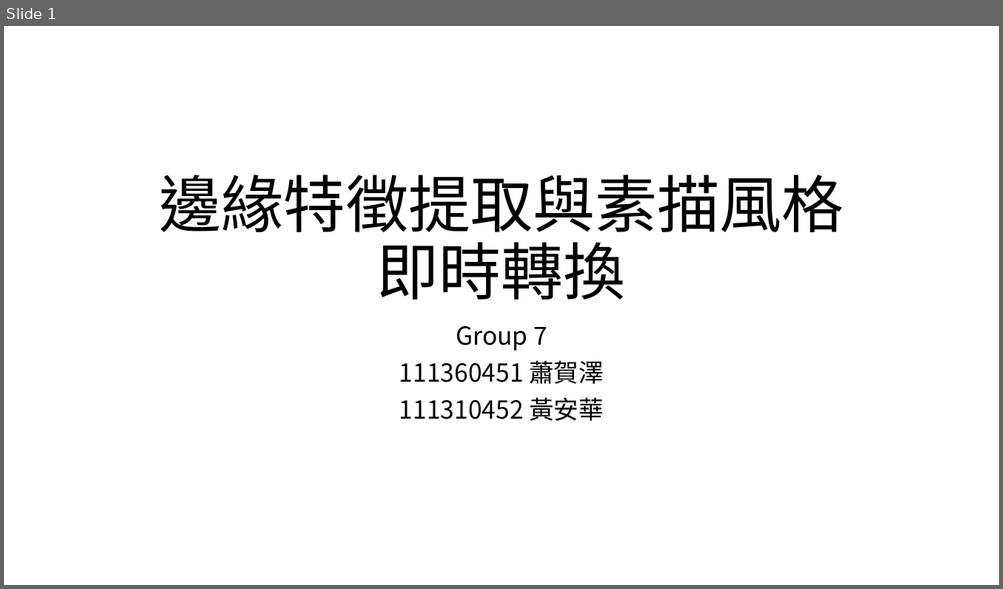
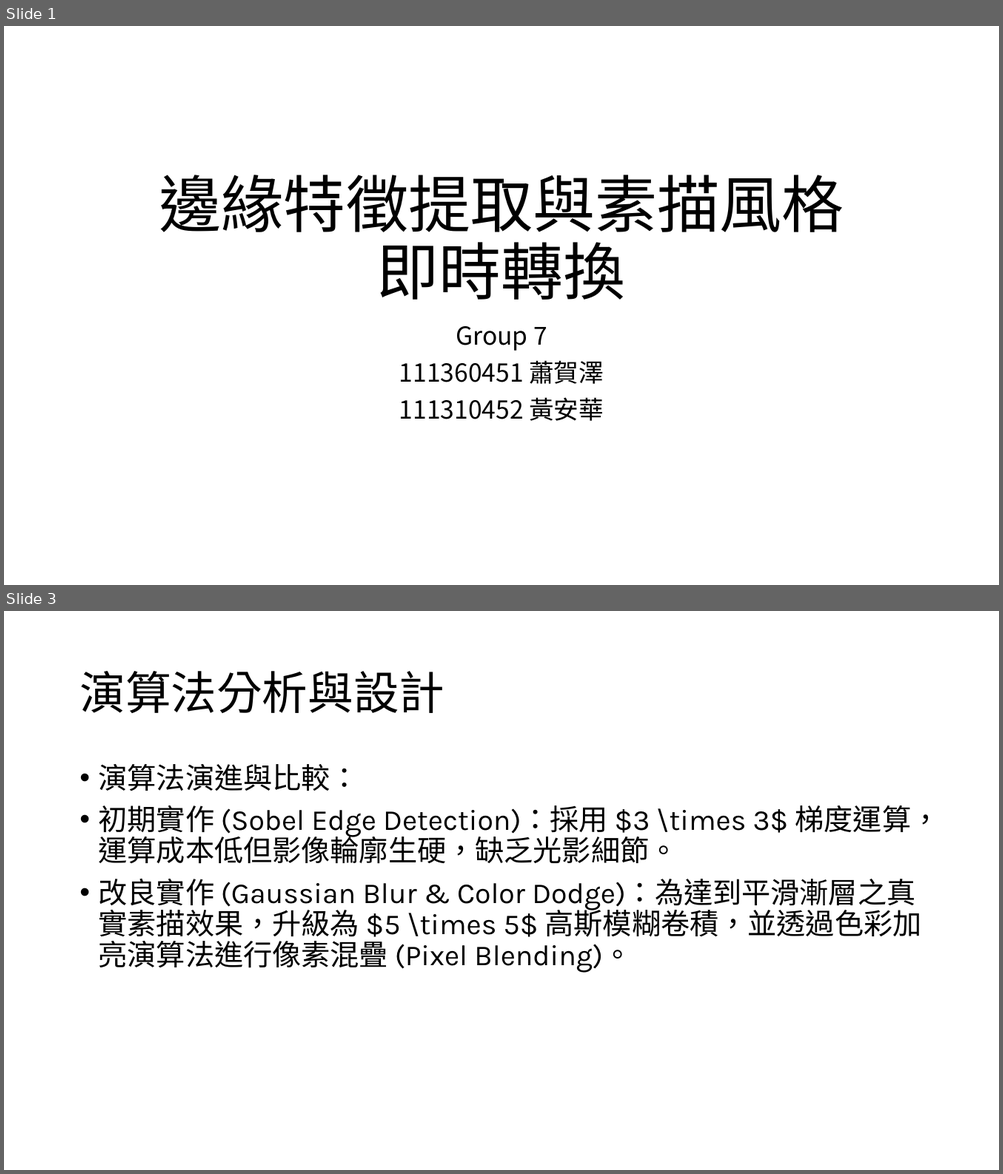
Before and after one commit to Annie04082020/FPGA_Final_prj, a slide deck: sketch_generator.pptx. Shown one above the other, each under a label of ours: slide 1 before the commit, slides 1 and 3 after it; the slides between them are not shown. The pictures are 1003x589 and 1003x1174 pixels, drawn with LibreOffice and Linux fonts; fonts in the diff are those of the drawing. Boxes give left, top, right and bottom in pixels: in the first picture for what was removed or moved away, otherwise in the second. Text is boxed around its words. In the diff, an @@ line names an element or a change of style, - is before the commit and + after.

```diff
--- a/sketch_generator.pptx
+++ b/sketch_generator.pptx
@@ slide 3 added at [4,611,999,1170], background #FFFFFF @@
@@ title added at [79,671,444,713], 44 pt, text #000000 @@
+演算法分析與設計
@@ text added at [99,764,940,973], 28 pt, text #000000 @@
+• 演算法演進與比較：
+• 初期實作 (Sobel Edge Detection)：採用 $3 \times 3$ 梯度運算，運算成本低但影像輪廓生硬，缺乏光影細節。
+• 改良實作 (Gaussian Blur & Color Dodge)：為達到平滑漸層之真實素描效果，升級為 $5 \times 5$ 高斯模糊卷積，並透過色彩加亮演算法進行像素混疊 (Pixel Blending)。
```
Also in this commit, not shown: 6 other slides added, 1 slide removed, 4 other files.
